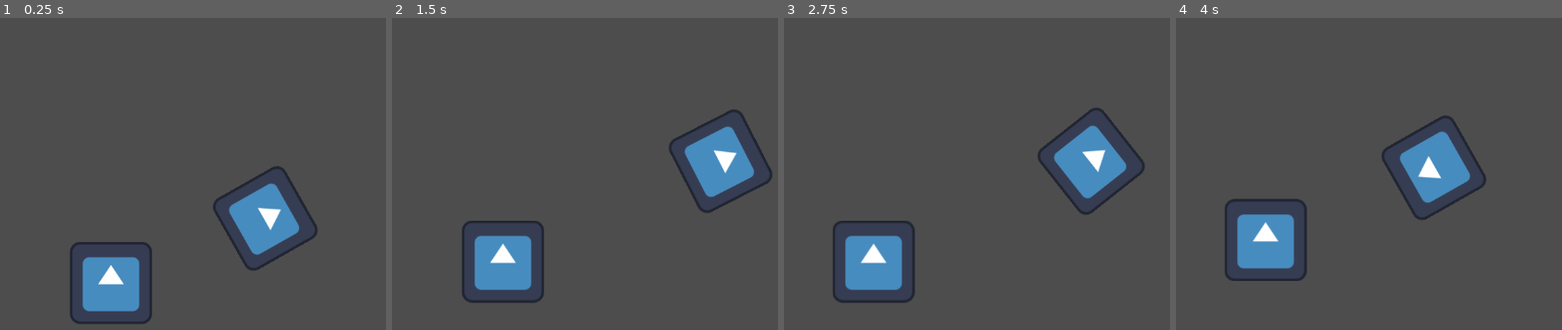
Above: before the commit, frames 1-4 (left to right).
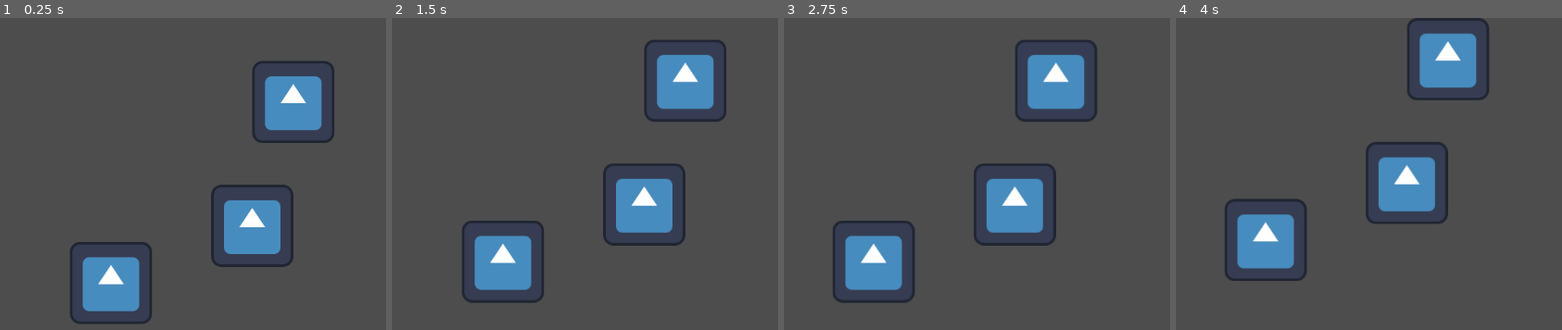
Above: after the commit, the same moments.

Repository: xd2Pleiades/DropperDeader7777
Game: Godot game, scene res://Scenes/main.tscn
The game is run twice, just before and just after one commit, with the same random seed, the same clock (stepped at 60 frames per second) and the same inputs. The engine's default icon, where the game draws it, is replaced by a stand-in: a white triangle on a blue panel in a dark square.
Inputs (mouse positions are in pixels of both pictures, inside the frame that each line leads up to):
- Up to frame 1 (0.25 s): no input
- Up to frame 2 (1.5 s): move the mouse to (outside the picture) at 0.52 s; tap S (camera_down) at 0.6 s; click (outside the picture) at 0.67 s; drag from (496, 245) to (608, 308) at 1.27 s
- Up to frame 3 (2.75 s): move the mouse to (1112, 133) at 2.02 s; tap D (camera_right) at 2.1 s; click (1112, 133) at 2.17 s
- Up to frame 4 (4 s): drag from (1392, 308) to (1206, 164) at 2.77 s; move the mouse to (outside the picture) at 3.52 s; tap S (camera_down) at 3.6 s; click (outside the picture) at 3.67 s

The runs differ from the first frame. In frame 1, 6.5% of the frame differs, in the area x 54-87%, y 13-82%; in frame 2, 9.8%; in frame 3, 9.9%, in the area x 49-94%, y 7-73%; in frame 4, 8.0%.
Error after the commit: Attempt to call function 'get_speed' in base 'null instance' on a null instance. (res://States/humanIdle.gd:63)

Commit message:
(feature) Removed MovementComponent to HumanEntity, more reviewing needed than shobby AI work. Will implement later.

Diff:
--- a/Scenes/human.tscn
+++ b/Scenes/human.tscn
@@ -4,7 +4,6 @@
 [ext_resource type="Texture2D" uid="uid://bp8m6dixxv8p5" path="res://icon.svg" id="2_86l0o"]
 [ext_resource type="Script" uid="uid://ck88b8f07xm8i" path="res://Scripts/state_machine.gd" id="3_42mg8"]
 [ext_resource type="Script" uid="uid://dafsahy6g8d4" path="res://States/humanIdle.gd" id="3_f3uon"]
-[ext_resource type="Script" uid="uid://emtl57bx88xp" path="res://Scripts/movement_component.gd" id="5_8atu2"]
 
 [sub_resource type="CircleShape2D" id="CircleShape2D_f3uon"]
 radius = 69.0
@@ -23,6 +22,3 @@
 
 [node name="Human Idle" type="Node" parent="State Machine" unique_id=1741969878]
 script = ExtResource("3_f3uon")
-
-[node name="MovementComponent" type="Node" parent="." unique_id=864746978]
-script = ExtResource("5_8atu2")
--- a/Scenes/main.tscn
+++ b/Scenes/main.tscn
@@ -13,3 +13,6 @@
 texture = ExtResource("2_8gbba")
 
 [node name="Human" parent="." unique_id=1892341140 instance=ExtResource("1_8gbba")]
+
+[node name="Human2" parent="." unique_id=1908943349 instance=ExtResource("1_8gbba")]
+position = Vector2(64, -193)
--- a/Scripts/movement_component.gd
+++ b/Scripts/movement_component.gd
@@ -1,40 +1,40 @@
 extends Node
 class_name MovementComponent
 
-enum MovementState { CRAWL, CROUCH, WALK, JOG, RUN, SPRINT }
+enum MovementState { crawl, crouch, walk, jog, run, sprint }
 
-var current_state : MovementState = MovementState.WALK
+var current_state : MovementState = MovementState.walk
 
 var speed_multipliers : Dictionary = {
-	MovementState.CRAWL: 0.40,
-	MovementState.CROUCH: 0.50,
-	MovementState.WALK: 1.00,
-	MovementState.JOG: 1.60,
-	MovementState.RUN: 2.20,
-	MovementState.SPRINT: 4.80
+	MovementState.crawl: 0.40,
+	MovementState.crouch: 0.50,
+	MovementState.walk: 1.00,
+	MovementState.jog: 1.60,
+	MovementState.run: 2.20,
+	MovementState.sprint: 4.80
 }
 
 var stamina_drain : Dictionary = {
-	MovementState.CRAWL: 0.0,
-	MovementState.CROUCH: 0.0,
-	MovementState.WALK: 0.0,
-	MovementState.JOG: 2.50,
-	MovementState.RUN: 4.00,
-	MovementState.SPRINT: 10.00
+	MovementState.crawl: 0.0,
+	MovementState.crouch: 0.0,
+	MovementState.walk: 0.0,
+	MovementState.jog: 2.50,
+	MovementState.run: 4.00,
+	MovementState.sprint: 10.00
 }
 
 var stamina_recovery : Dictionary = {
-	MovementState.CRAWL: 3.0,
-	MovementState.CROUCH: 4.0,
-	MovementState.WALK: 5.0,
-	MovementState.JOG: 0.0,
-	MovementState.RUN: 0.0,
-	MovementState.SPRINT: 0.0
+	MovementState.crawl: 3.0,
+	MovementState.crouch: 4.0,
+	MovementState.walk: 5.0,
+	MovementState.jog: 0.0,
+	MovementState.run: 0.0,
+	MovementState.sprint: 0.0
 }
 
-const BASE_SPEED : float = 100.0
-const MAX_STAMINA : float = 100.0
-var stamina : float = MAX_STAMINA
+const base_speed : float = 100.0
+const max_stamina : float = 100.0
+var stamina : float = max_stamina
 
 func _process(delta: float):
 	var drain = stamina_drain[current_state]
@@ -44,12 +44,12 @@
 		stamina -= drain * delta
 		if stamina <= 0:
 			stamina = 0
-			set_state(MovementState.WALK)
+			set_state(MovementState.walk)
 	elif recovery > 0:
-		stamina = min(stamina + recovery * delta, MAX_STAMINA)
+		stamina = min(stamina + recovery * delta, max_stamina)
 
 func set_state(new_state: MovementState):
 	current_state = new_state
 
 func get_speed() -> float:
-	return BASE_SPEED * speed_multipliers[current_state]
+	return base_speed * speed_multipliers[current_state]
